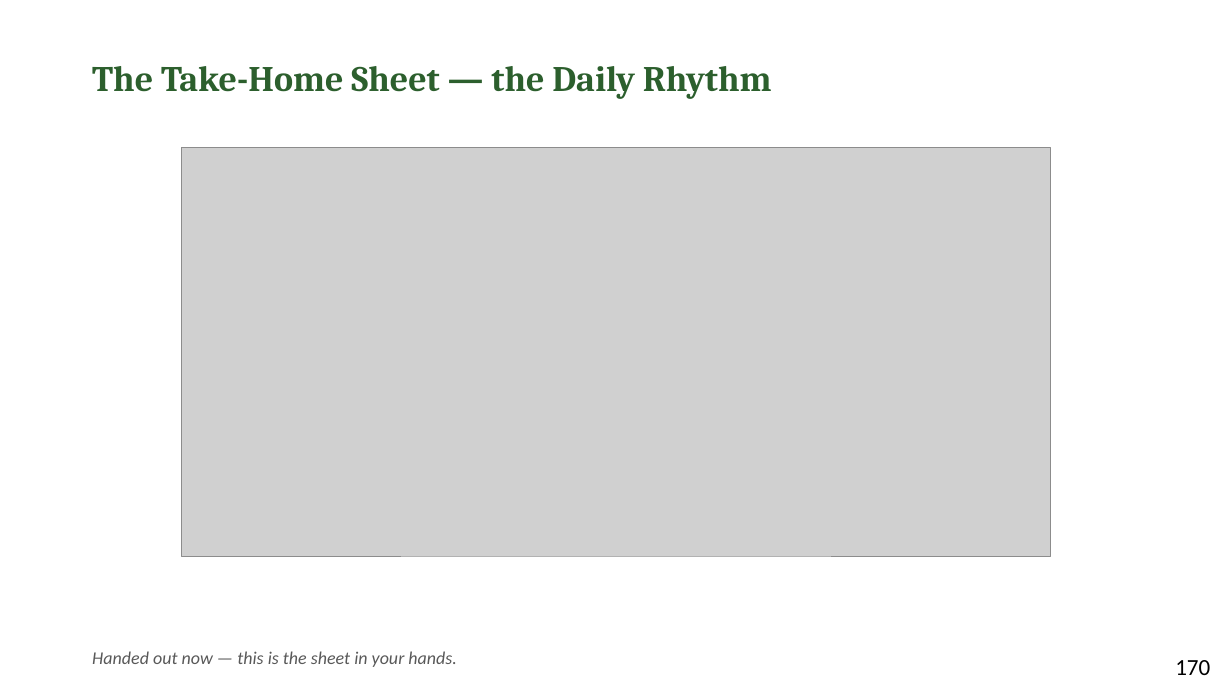
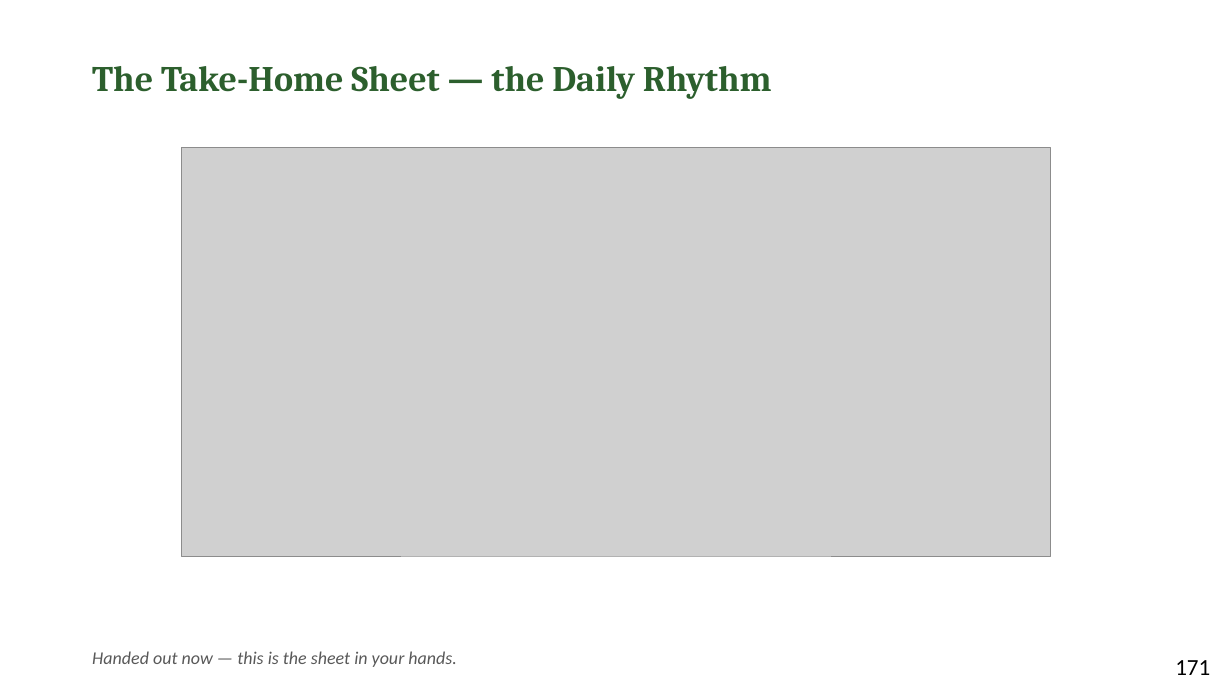
Before and after one commit to jgtittle-ministries/fellowship-of-the-heart-pilot-at-cca-dev, a slide deck: slide 14 of _implementation-notes/evening-series/FotH Evening Session 11 Slides DRAFT v1.pptx (slide 13 before the commit). Drawn at 1232x693 pixels with LibreOffice and Linux fonts; fonts in the diff are those of the drawing; grey boxes stand for pictures. Boxes give left, top, right and bottom in pixels: in the first picture for what was removed or moved away, otherwise in the second. Text is boxed around its words. In the diff, an @@ line names an element or a change of style, - is before the commit and + after.

```diff
--- a/_implementation-notes/evening-series/FotH Evening Session 11 Slides DRAFT v1.pptx
+++ b/_implementation-notes/evening-series/FotH Evening Session 11 Slides DRAFT v1.pptx
@@ text at <box>1175,660,1210,675</box>: text changed @@
-170
+171
```
Also in this commit, not shown: 10 other slides changed, 1 slide added, 31 other files.
